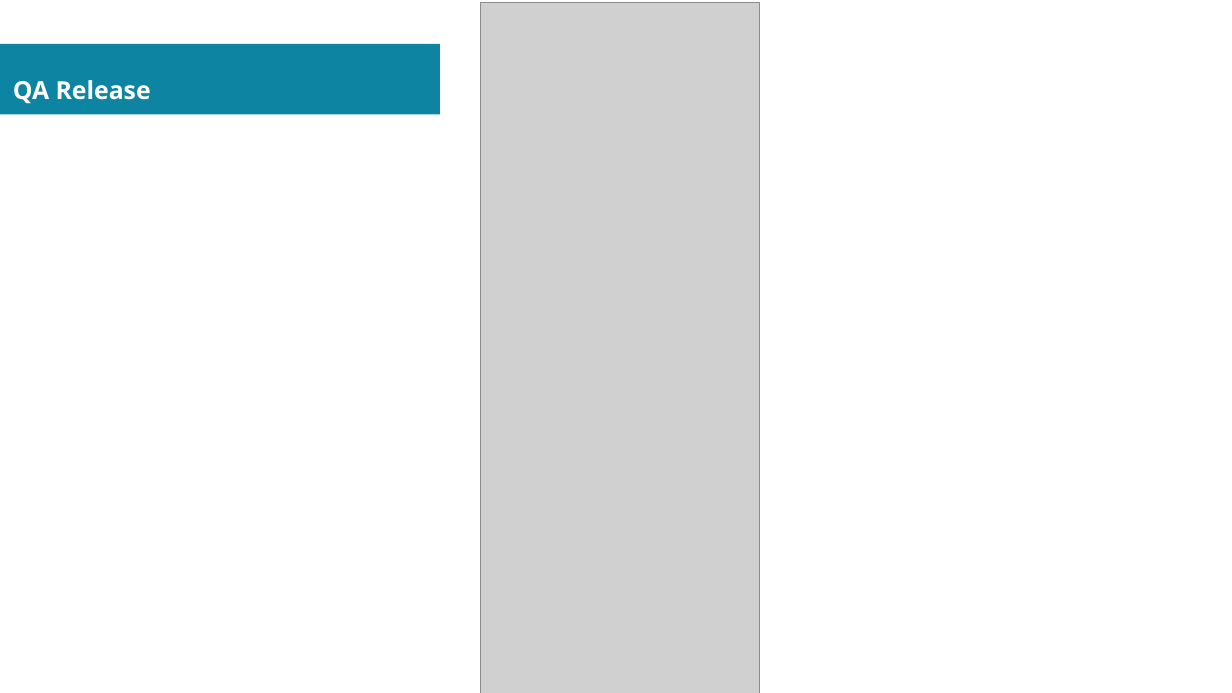
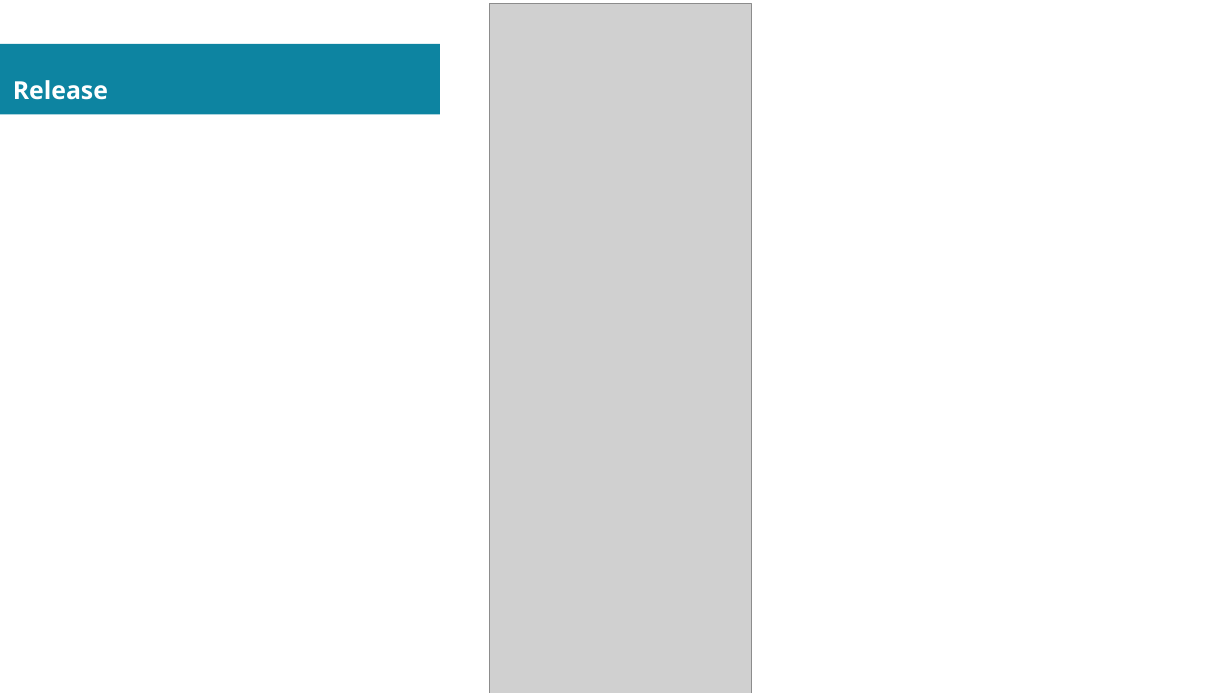
Before and after one commit to sovannotychea/ori-test, a slide deck: slide 11 of docs/01.odp. Drawn at 1232x693 pixels with LibreOffice and Linux fonts; fonts in the diff are those of the drawing; grey boxes stand for pictures. Boxes give left, top, right and bottom in pixels: in the first picture for what was removed or moved away, otherwise in the second. Text is boxed around its words. In the diff, an @@ line names an element or a change of style, - is before the commit and + after.

```diff
--- a/docs/01.odp
+++ b/docs/01.odp
@@ picture: place and size @@
-picture at (481, 2, 760, 693)
+picture at (490, 3, 751, 693)
@@ title at (13, 80, 108, 100): text changed @@
-QA Release
+Release
```
Also in this commit, not shown: 2 slides added, 1 other file.
